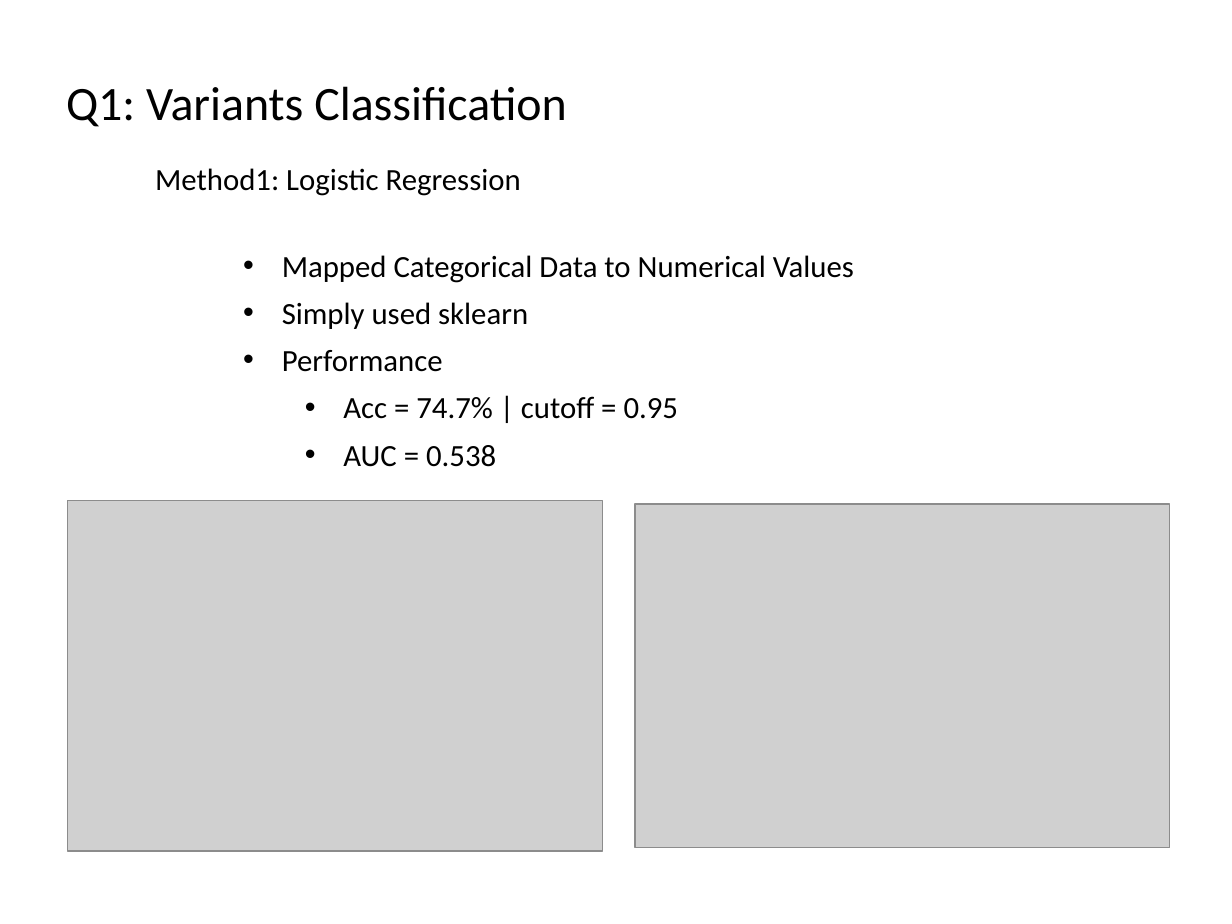
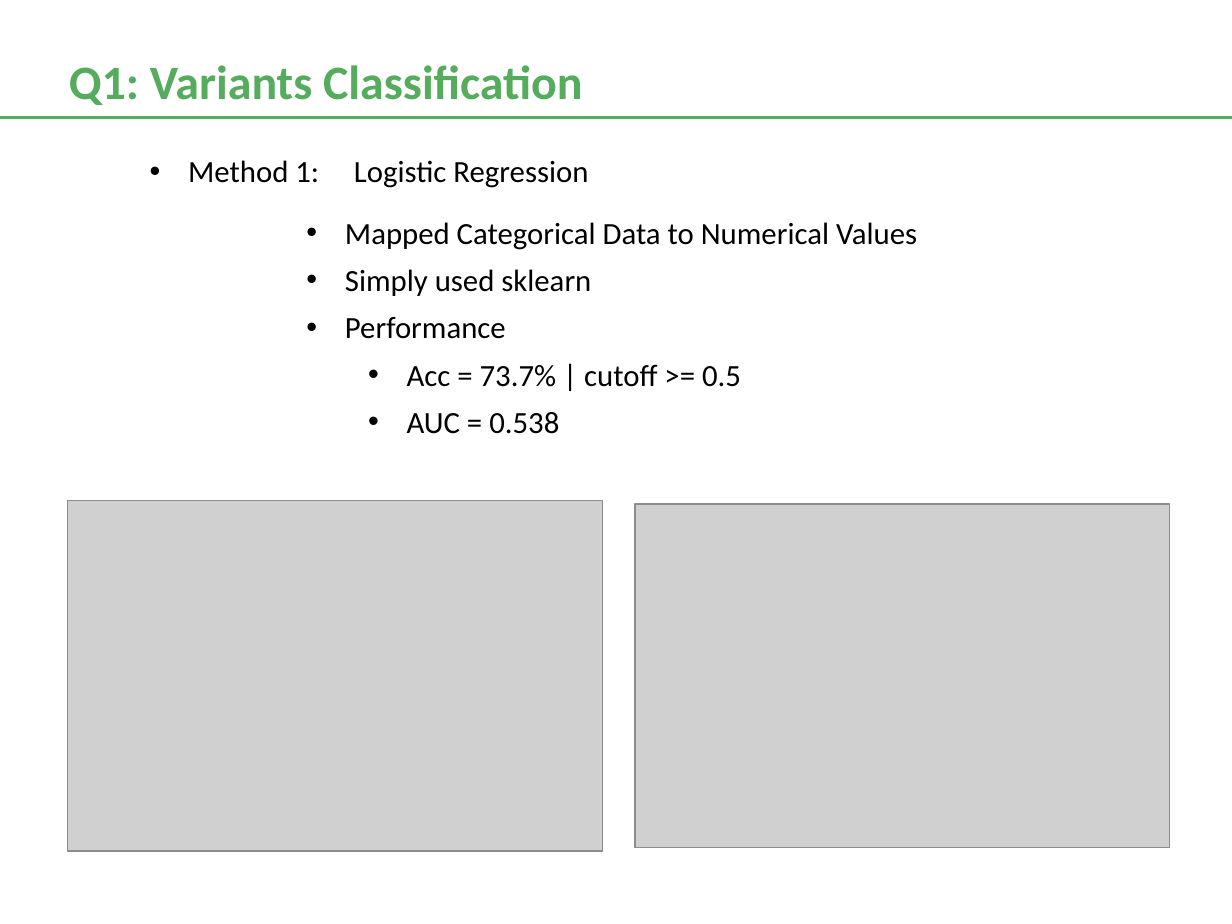
Before and after one commit to frostace/BinaryClassification, a slide deck: slide 5 of DataSciencePres.pptx. Drawn at 1232x924 pixels with LibreOffice and Linux fonts; fonts in the diff are those of the drawing; grey boxes stand for pictures. Boxes give left, top, right and bottom in pixels: in the first picture for what was removed or moved away, otherwise in the second. Text is boxed around its words. In the diff, an @@ line names an element or a change of style, - is before the commit and + after.

```diff
--- a/DataSciencePres.pptx
+++ b/DataSciencePres.pptx
@@ text "Q1: Variants Classification": place and size @@
-text "Q1: Variants Classification" at [66,86,567,127]
+text "Q1: Variants Classification" at [69,65,582,105]
@@ text "Q1: Variants Classification" at [69,65,582,105]: text colour #000000 to #54AC5C, bold on @@
@@ line added from (0, 117) to (1232, 117), #54AC5C 1.38 pt @@
@@ text at [188,160,588,188]: text changed @@
-Method1: Logistic Regression
+• Method 1: Logistic Regression
@@ text "Mapped Categorical Data to Numerical ...": place and size @@
-text "Mapped Categorical Data to Numerical ..." at [282,255,854,467]
+text "Mapped Categorical Data to Numerical ..." at [345,222,917,434]
@@ text at [407,364,741,387]: text changed @@
-  • Acc = 74.7% | cutoff = 0.95
+  • Acc = 73.7% | cutoff >= 0.5
```
Also in this commit, not shown: 11 other slides changed, 4 slides added, 5 slides removed, 8 other files.
